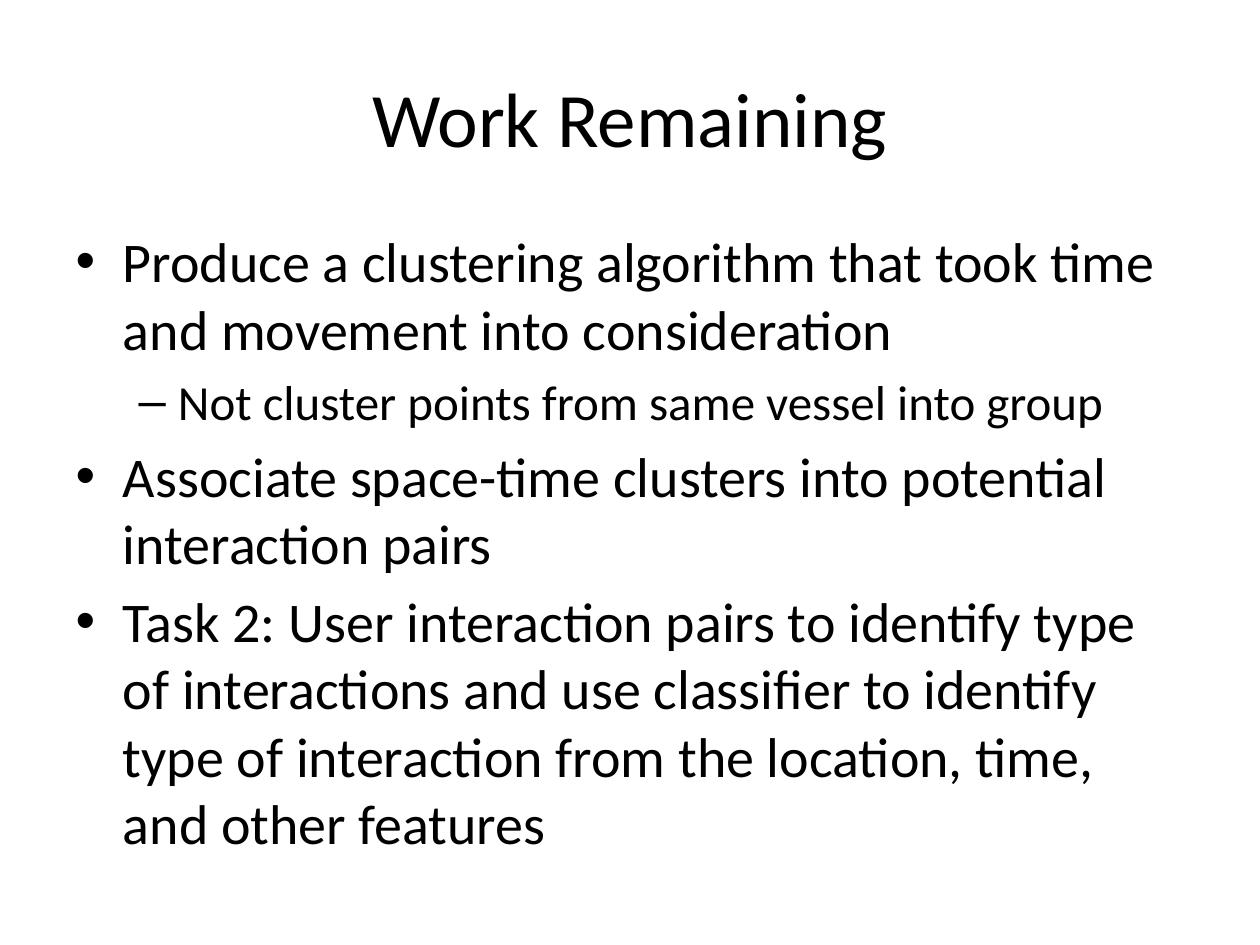
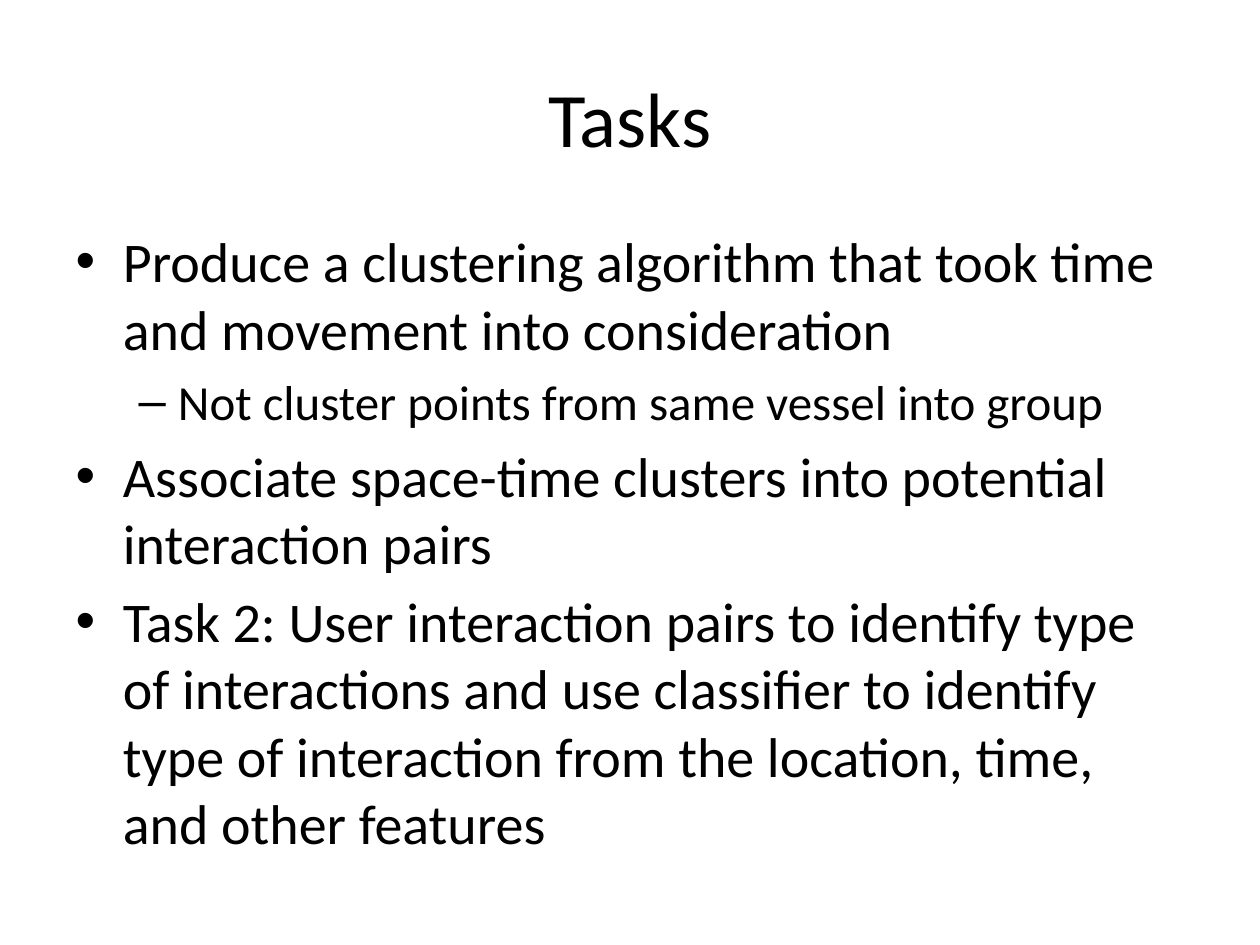
Before and after one commit to KeithDeRuiter/Seattle_Track_2, a slide deck: slide 2 of Submission/Presentation.pptx (slide 4 before the commit). Drawn at 1260x945 pixels with LibreOffice and Linux fonts; fonts in the diff are those of the drawing. Boxes give left, top, right and bottom in pixels: in the first picture for what was removed or moved away, otherwise in the second. Text is boxed around its words. In the diff, an @@ line names an element or a change of style, - is before the commit and + after.

Commit message:
Updated Presentation
Update!

```diff
--- a/Submission/Presentation.pptx
+++ b/Submission/Presentation.pptx
@@ title at (548,93,711,148): text changed @@
-Work Remaining
+Tasks
```
Also in this commit, not shown: 1 other slide changed, 2 slides added, 2 slides removed.
